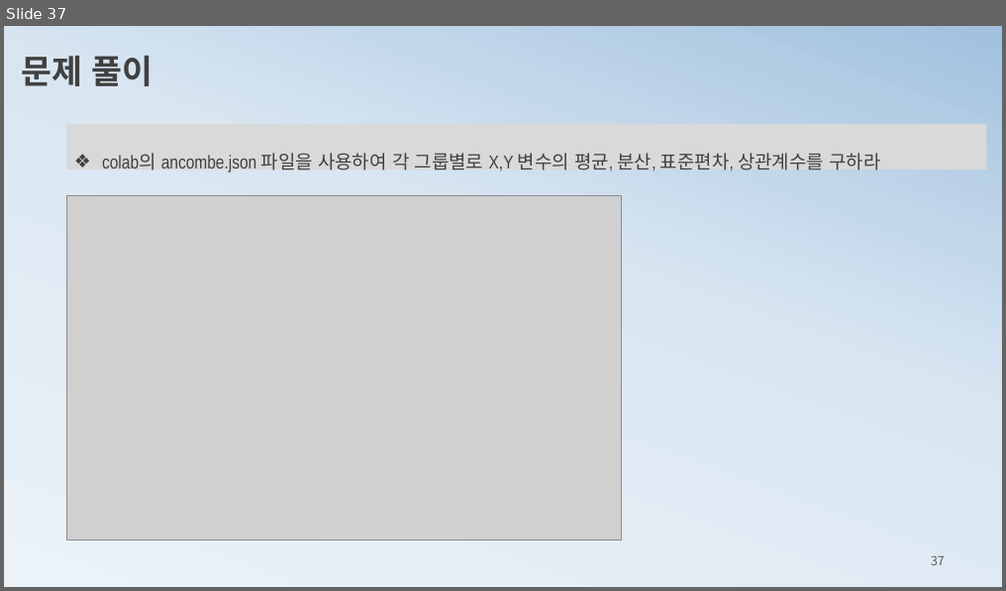
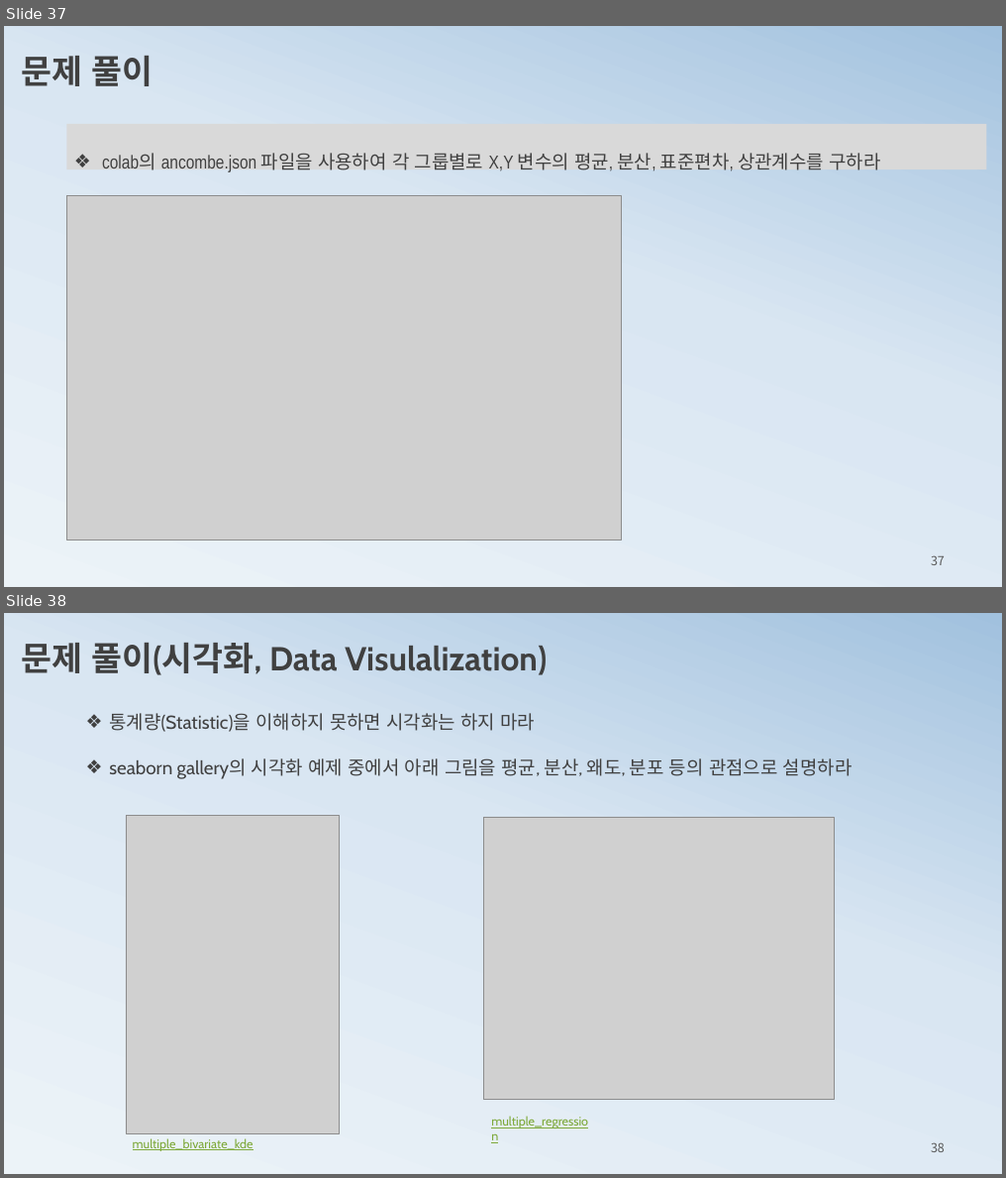
Before and after one commit to ancestor9/mathematics-for-machine-learning, a slide deck: 1_statistics for machine learning.pptx. Shown one above the other, each under a label of ours: slide 37 before the commit, slides 37 and 38 after it. The pictures are 1006x591 and 1006x1178 pixels, drawn with LibreOffice and Linux fonts; fonts in the diff are those of the drawing; grey boxes stand for pictures. Boxes give left, top, right and bottom in pixels: in the first picture for what was removed or moved away, otherwise in the second. Text is boxed around its words. In the diff, an @@ line names an element or a change of style, - is before the commit and + after.

```diff
--- a/1_statistics for machine learning.pptx
+++ b/1_statistics for machine learning.pptx
@@ slide 38 added at box(4, 613, 1002, 1174), background gradient #ECF3F8 to #D9E6F2 to #A1C1DE @@
@@ text added at box(21, 643, 547, 675), 32 pt, text #404040, bold @@
+문제 풀이(시각화, Data Visulalization)
@@ text added at box(109, 713, 852, 779), 18 pt, text #404040 @@
+❖ 통계량(Statistic)을 이해하지 못하면 시각화는 하지 마라
+❖ seaborn gallery의 시각화 예제 중에서 아래 그림을 평균, 분산, 왜도, 분포 등의 관점으로 설명하라
@@ picture added at box(126, 815, 339, 1134) @@
@@ picture added at box(484, 817, 835, 1100) @@
@@ text added at box(491, 1116, 588, 1129), 12 pt, text #7EA939, underline @@
+multiple_regression
@@ text added at box(133, 1139, 253, 1152), 12 pt, text #7EA939, underline @@
+multiple_bivariate_kde
@@ page number added at box(931, 1143, 944, 1153), 12 pt, text #595959 @@
+38
```
Also in this commit, not shown: 2 other slides added, 1 slide removed.
